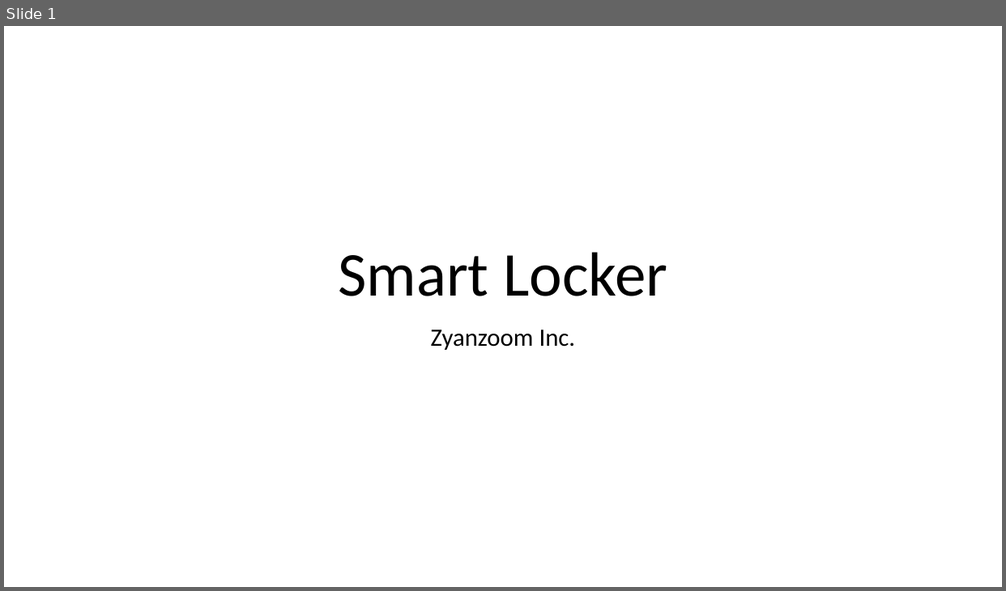
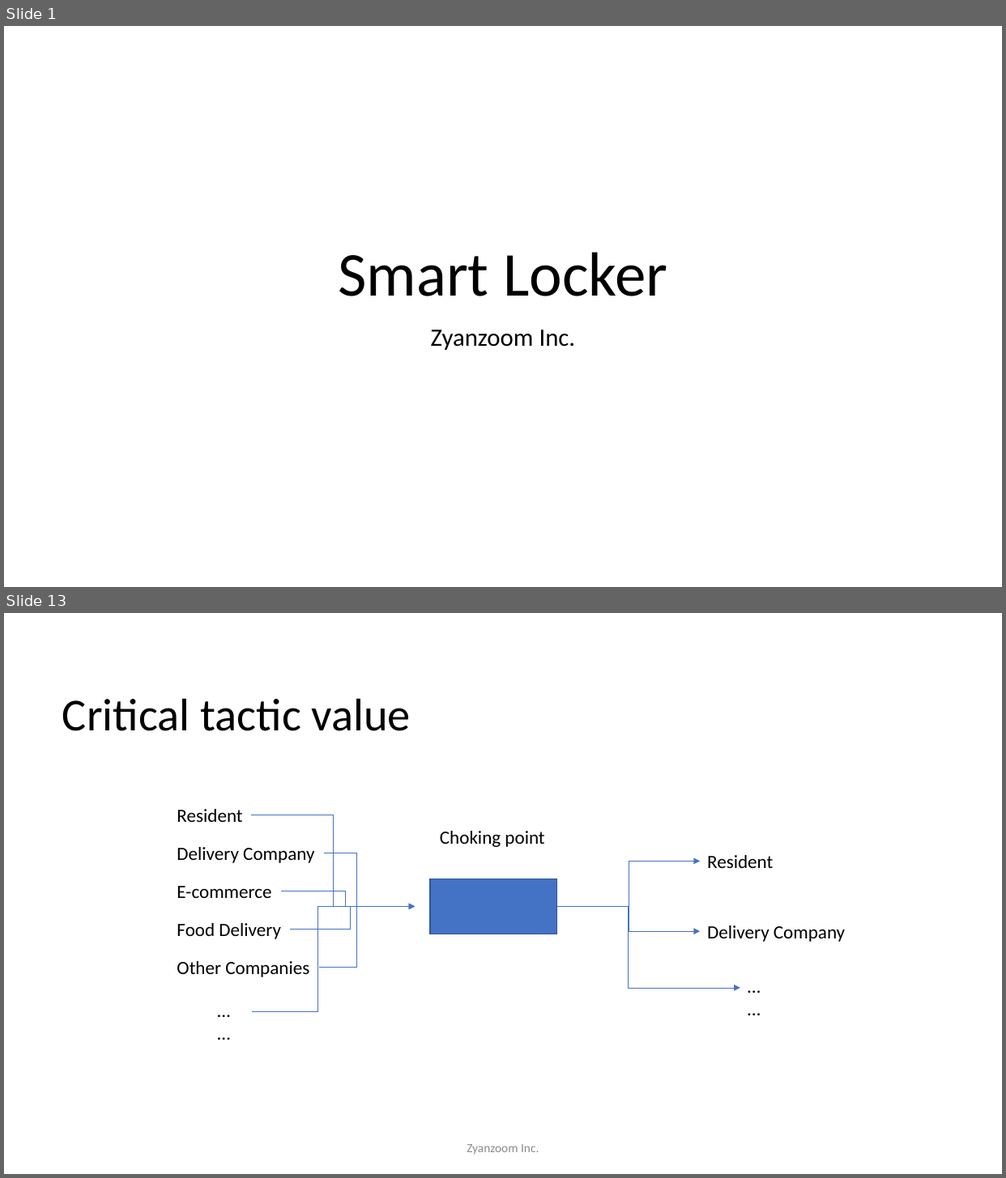
Before and after one commit to twigzxd/ZXXXZ, a slide deck: SmartLocker.pptx. Shown one above the other, each under a label of ours: slide 1 before the commit, slides 1 and 13 after it; the slides between them are not shown. The pictures are 1006x591 and 1006x1178 pixels, drawn with LibreOffice and Linux fonts; fonts in the diff are those of the drawing. Boxes give left, top, right and bottom in pixels: in the first picture for what was removed or moved away, otherwise in the second. Text is boxed around its words. In the diff, an @@ line names an element or a change of style, - is before the commit and + after.

```diff
--- a/SmartLocker.pptx
+++ b/SmartLocker.pptx
@@ slide 13 added at (x1=4, y1=613, x2=1002, y2=1174), background #FFFFFF @@
@@ title added at (x1=62, y1=698, x2=411, y2=731), 44 pt, text #000000 @@
+Critical tactic value
@@ text added at (x1=440, y1=831, x2=544, y2=847), 18 pt, text #000000 @@
+Choking point
@@ text added at (x1=707, y1=855, x2=773, y2=868), 18 pt, text #000000 @@
+Resident
@@ rectangle added at (x1=430, y1=879, x2=556, y2=934), fill #4472C4, outline #325491 1 pt @@
@@ elbow arrow added from (557, 906) to (701, 862), #4472C4 0.5 pt @@
@@ group added at (x1=177, y1=809, x2=415, y2=1029): 6 texts, 4 elbow lines, 2 elbow arrows @@
+Resident
+Delivery Company
+E-commerce
+Food Delivery
+Other Companies
+……
@@ elbow arrow added from (557, 906) to (701, 932), #4472C4 0.5 pt @@
@@ elbow arrow added from (557, 906) to (740, 988), #4472C4 0.5 pt @@
@@ text added at (x1=707, y1=926, x2=845, y2=942), 18 pt, text #000000 @@
+Delivery Company
@@ text added at (x1=740, y1=972, x2=782, y2=1005), 18 pt, text #000000 @@
+……
@@ text added at (x1=467, y1=1144, x2=539, y2=1155), 12 pt, text #8C8C8C @@
+Zyanzoom Inc.
```
Also in this commit, not shown: 15 slides changed, 3 other slides added, 1 slide removed, 1 other file.
